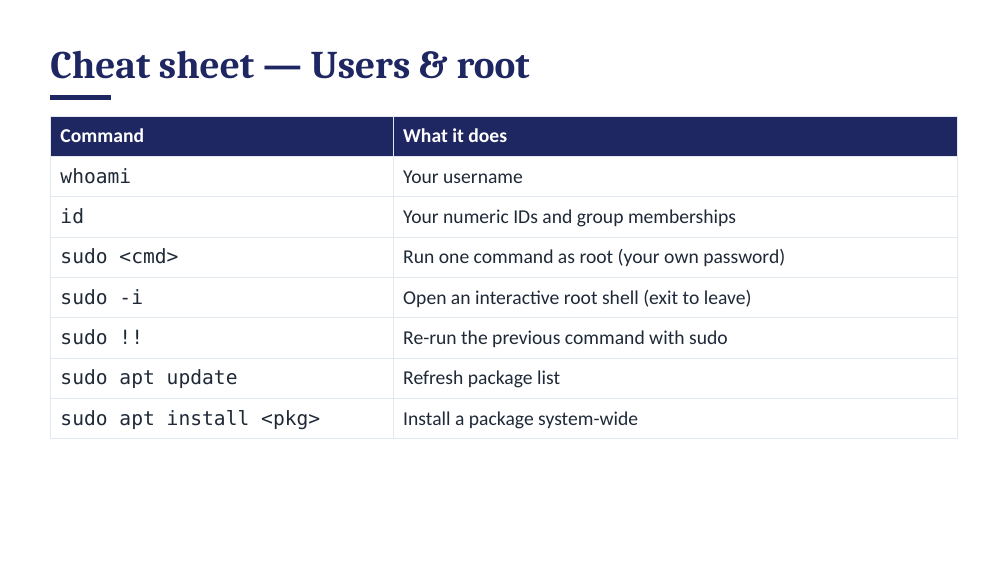
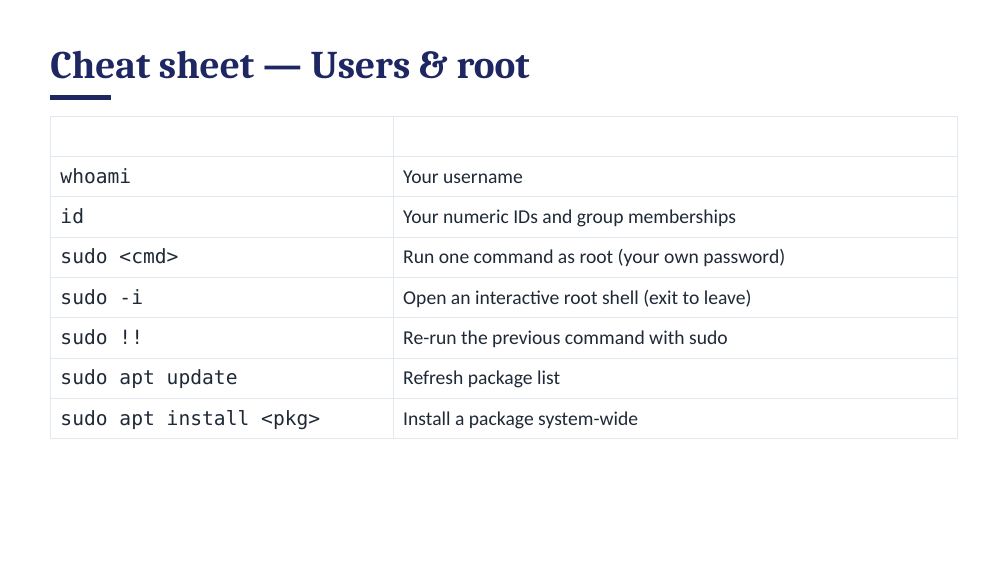
Before and after one commit to access-ci-org/Operations-STEP-2026, a slide deck: slide 115 of Linux_Terminal/DRAFT_workshop-linux-session1.pptx. Drawn at 1008x567 pixels with LibreOffice and Linux fonts; fonts in the diff are those of the drawing; background and template pictures are left out. Boxes give left, top, right and bottom in pixels: in the first picture for what was removed or moved away, otherwise in the second. Text is boxed around its words. In the diff, an @@ line names an element or a change of style, - is before the commit and + after.

Commit message:
Updated slides

```diff
--- a/Linux_Terminal/DRAFT_workshop-linux-session1.pptx
+++ b/Linux_Terminal/DRAFT_workshop-linux-session1.pptx
@@ table at box(50, 116, 958, 434) @@
@@ fill #1E2761 to #FFFFFF in row 1 @@
@@ fill none to #FFFFFF in 14 cells @@
```
Also in this commit, not shown: 104 other slides changed, 1 slide added, 1 other file.
